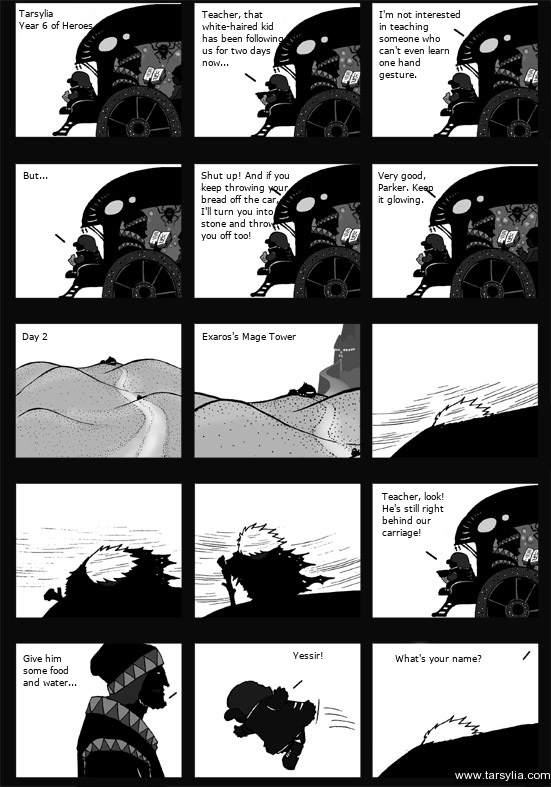
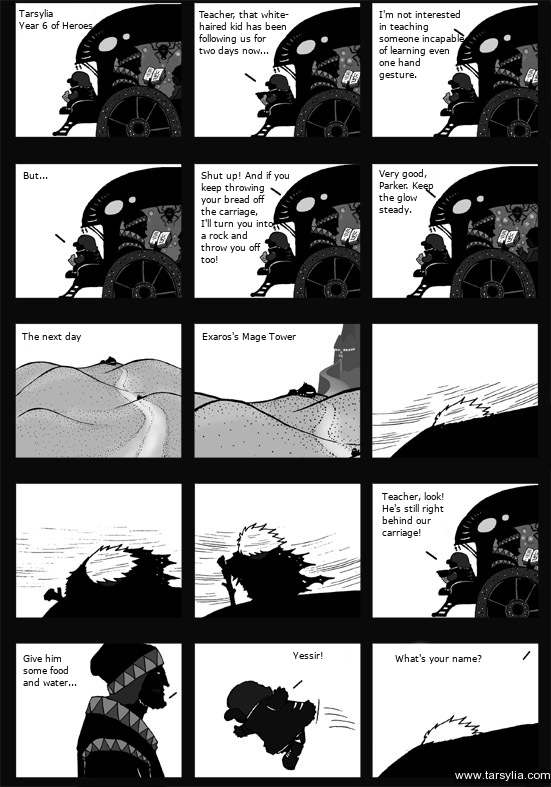
The second 551×787 image is a revision of the first. Changes to its layers:
painted on "Teacher, that white-haired kid..." over [199, 10, 289, 66]
painted on "I'm not interested in teaching..." over [379, 34, 464, 56]
painted on "Shut up! And if you keep throw..." over [201, 186, 288, 263]
renamed "Very good, Parker. Keep ..." to "Very good, Parker. Keep the gl...", painted on it over [378, 169, 434, 215]
renamed "Day 2" to "The next day", painted on it over [22, 332, 81, 342]
